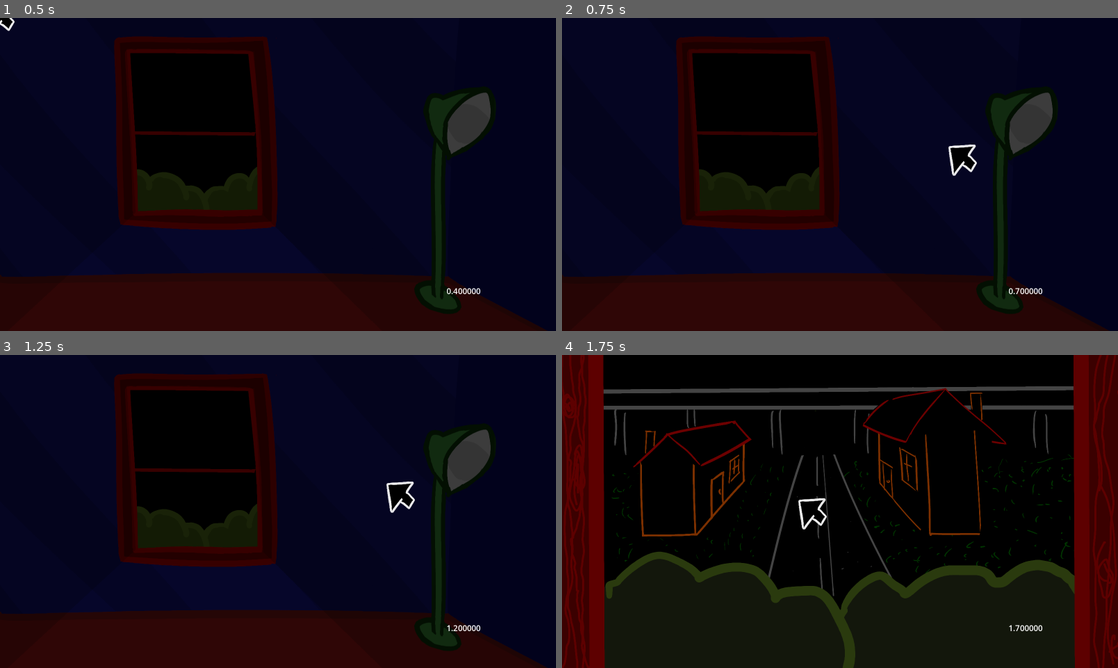
Above: before the commit, frames 1-4 (two rows, left to right).
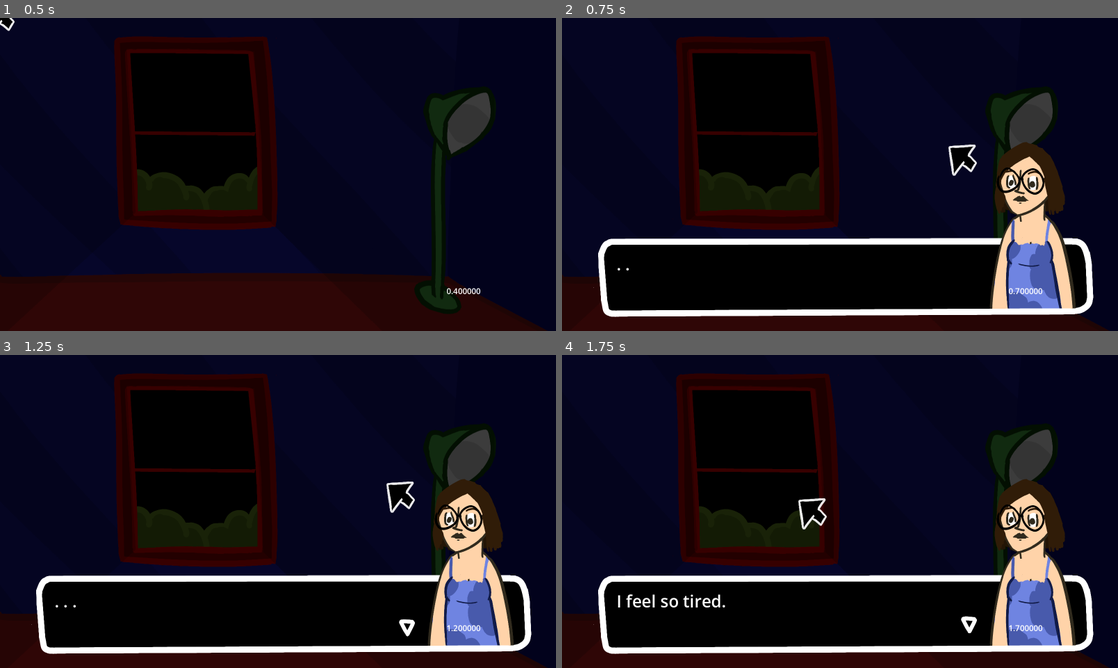
Above: after the commit, the same moments.

Repository: MarmadileManteater/Carbuncle-Game
Game: Godot game, scene res://scenes/global/global.tscn
The game is run twice, just before and just after one commit, with the same random seed, the same clock (stepped at 60 frames per second) and the same inputs. Sound files missing from this copy of the repository are replaced by a short silence.
Inputs (mouse positions are in pixels of both pictures, inside the frame that each line leads up to):
- Up to frame 1 (0.5 s): no input
- Up to frame 2 (0.75 s): tap Enter at 0.5 s; move the mouse to (962, 158) at 0.52 s; click (962, 158) at 0.67 s
- Up to frame 3 (1.25 s): no input
- Up to frame 4 (1.75 s): move the mouse to (812, 511) at 1.27 s; click (812, 511) at 1.42 s

Frame 1 is identical in both runs. In frame 2, 25% of the frame differs, in the area x 5-96%, y 39-96%; in frame 3, 25%; in frame 4, 76%, in the area x 0-100%, y 0-100%.

Commit message:
Add dialog

Diff:
--- /dev/null
+++ b/project/scenes/dialog/dialog.gd
@@ -0,0 +1,79 @@
+@tool
+extends Node2D
+
+class_name Dialog
+
+enum Portrait { None, Monica, Monster }
+enum Direction { Left, Right }
+
+signal done
+
+@export var text: String
+@export var portrait: Portrait
+@export var portrait_position: Direction = Direction.Right
+@export var pitch_scale: float = 1
+
+var left_text: String
+
+func play() -> void:
+    $RichTextLabel/Arrow.hide()
+    left_text = text
+    $Timer.timeout.connect(
+        func ():
+            var character = ""
+            var keep_going = true
+            while keep_going:
+                character += left_text[0]
+                left_text = left_text.substr(1)
+                if not character.begins_with("["):
+                    keep_going = false
+                elif character.ends_with("]"):
+                    keep_going = false
+                if left_text.length() == 0:
+                    keep_going = false
+            $RichTextLabel.text += character
+            if not $Chirp.playing:
+                $Chirp.pitch_scale = pitch_scale
+                $Chirp.play()
+            if left_text.length() == 0:
+                $Timer.stop()
+                done.emit()
+                $RichTextLabel/Arrow.show()
+    )
+    $Timer.start()
+
+# Called when the node enters the scene tree for the first time.
+func _ready() -> void:
+    if not Engine.is_editor_hint():
+        $RichTextLabel.text = ""
+
+# Called every frame. 'delta' is the elapsed time since the previous frame.
+func _process(delta: float) -> void:
+    if portrait == Portrait.None:
+        $RichTextLabel.size.x = 1328.0
+        $RichTextLabel/Arrow.position.x = 1300
+    else:
+        $RichTextLabel.size.x = 1038.0
+        $RichTextLabel/Arrow.position.x = 1014.0
+    if portrait == Portrait.Monica:
+        $Portraits/Monica.show()
+    else:
+        $Portraits/Monica.hide()
+    if portrait == Portrait.Monster:
+        $Portraits/Monster.show()
+    else:
+        $Portraits/Monster.hide()
+
+    if portrait_position == Direction.Right:
+        $Portraits.position = $RightPortraits.position
+        $Portraits.scale.x = 1
+        $RichTextLabel.position = $LeftText.position
+    if portrait_position == Direction.Left:
+        $Portraits.position = $LeftPortraits.position
+        $Portraits.scale.x = -1
+        $RichTextLabel.position = $RightText.position
+    if portrait == Portrait.None:
+        $RichTextLabel.position = $LeftText.position
+
+    if Engine.is_editor_hint():
+        $RichTextLabel.text = text
--- /dev/null
+++ b/project/scenes/dialog/dialog.tscn
@@ -0,0 +1,142 @@
+[gd_scene format=3 uid="uid://cw8n73x31nrww"]
+
+[ext_resource type="Texture2D" uid="uid://cf88mrl3mtljx" path="res://assets/sprites/dialog-box-back.png" id="1_3cdh6"]
+[ext_resource type="Script" uid="uid://cyaogof1a8cko" path="res://scenes/dialog/dialog.gd" id="1_djj88"]
+[ext_resource type="Texture2D" uid="uid://diougcmcwbm6o" path="res://assets/sprites/dialog-box-front.png" id="2_djj88"]
+[ext_resource type="Texture2D" uid="uid://ddrx0qr0h1amj" path="res://assets/sprites/monica/portrait.png" id="3_54y5e"]
+[ext_resource type="PackedScene" uid="uid://dtgqki0g23pfr" path="res://scenes/monster/monster.tscn" id="4_fmfh2"]
+[ext_resource type="AudioStream" uid="uid://dfelwdae271wg" path="res://assets/sfx/Speech.ogg" id="5_54y5e"]
+[ext_resource type="Texture2D" uid="uid://dh5owrticgduc" path="res://assets/sprites/dialog_triangle.png" id="6_awvwt"]
+
+[sub_resource type="AtlasTexture" id="AtlasTexture_fmfh2"]
+atlas = ExtResource("3_54y5e")
+region = Rect2(0, 0, 400, 500)
+
+[sub_resource type="SpriteFrames" id="SpriteFrames_0dxmq"]
+animations = [{
+"frames": [{
+"duration": 1.0,
+"texture": SubResource("AtlasTexture_fmfh2")
+}],
+"loop": 1,
+"name": &"default",
+"speed": 5.0
+}]
+
+[sub_resource type="Animation" id="Animation_xpay2"]
+length = 0.001
+tracks/0/type = "value"
+tracks/0/imported = false
+tracks/0/enabled = true
+tracks/0/path = NodePath("Arrow:position")
+tracks/0/interp = 1
+tracks/0/loop_wrap = true
+tracks/0/keys = {
+"times": PackedFloat32Array(0),
+"transitions": PackedFloat32Array(1),
+"update": 0,
+"values": [Vector2(1014, 102)]
+}
+tracks/1/type = "value"
+tracks/1/imported = false
+tracks/1/enabled = true
+tracks/1/path = NodePath("Arrow:position:y")
+tracks/1/interp = 1
+tracks/1/loop_wrap = true
+tracks/1/keys = {
+"times": PackedFloat32Array(0),
+"transitions": PackedFloat32Array(1),
+"update": 1,
+"values": [110.045]
+}
+
+[sub_resource type="Animation" id="Animation_lra6o"]
+resource_name = "bob"
+loop_mode = 1
+tracks/0/type = "value"
+tracks/0/imported = false
+tracks/0/enabled = true
+tracks/0/path = NodePath("Arrow:position:y")
+tracks/0/interp = 1
+tracks/0/loop_wrap = true
+tracks/0/keys = {
+"times": PackedFloat32Array(0, 0.5, 1),
+"transitions": PackedFloat32Array(1, 1, 1),
+"update": 1,
+"values": [110.045, 102.0, 110.045]
+}
+
+[sub_resource type="AnimationLibrary" id="AnimationLibrary_kihui"]
+_data = {
+&"RESET": SubResource("Animation_xpay2"),
+&"bob": SubResource("Animation_lra6o")
+}
+
+[node name="Dialog" type="Node2D" unique_id=1634559854]
+script = ExtResource("1_djj88")
+
+[node name="Polygon2D" type="Polygon2D" parent="." unique_id=2100944554]
+color = Color(0, 0, 0, 1)
+polygon = PackedVector2Array(-621, 31, -633, 61, -620, 217, -601, 233, 732, 224, 769, 209, 774, 182, 766, 71, 747, 27, 700, 21, -596, 20)
+
+[node name="DialogBottom" type="Sprite2D" parent="." unique_id=186633841]
+position = Vector2(59.75, 22)
+scale = Vector2(1.0011321, 1)
+texture = ExtResource("2_djj88")
+
+[node name="Portraits" type="Node2D" parent="." unique_id=1282781185]
+position = Vector2(601, 11)
+
+[node name="Monica" type="AnimatedSprite2D" parent="Portraits" unique_id=472911964]
+visible = false
+position = Vector2(-4, -44)
+sprite_frames = SubResource("SpriteFrames_0dxmq")
+
+[node name="Monster" parent="Portraits" unique_id=1163829090 instance=ExtResource("4_fmfh2")]
+visible = false
+position = Vector2(-3, -19)
+frame_progress = 0.03565951
+
+[node name="DialogFront" type="Sprite2D" parent="." unique_id=148247673]
+position = Vector2(73, 126)
+texture = ExtResource("1_3cdh6")
+
+[node name="RichTextLabel" type="RichTextLabel" parent="." unique_id=1092537056]
+offset_left = -589.0
+offset_top = 53.0
+offset_right = 739.0
+offset_bottom = 194.0
+theme_override_font_sizes/normal_font_size = 48
+theme_override_font_sizes/bold_font_size = 48
+theme_override_font_sizes/bold_italics_font_size = 48
+theme_override_font_sizes/italics_font_size = 48
+theme_override_font_sizes/mono_font_size = 48
+bbcode_enabled = true
+scroll_active = false
+
+[node name="Arrow" type="Sprite2D" parent="RichTextLabel" unique_id=892448275]
+position = Vector2(1014, 102)
+texture = ExtResource("6_awvwt")
+
+[node name="AnimationPlayer" type="AnimationPlayer" parent="RichTextLabel/Arrow" unique_id=1106759140]
+root_node = NodePath("../..")
+libraries/ = SubResource("AnimationLibrary_kihui")
+autoplay = &"bob"
+
+[node name="Timer" type="Timer" parent="." unique_id=1107149826]
+wait_time = 0.009999999999999998
+
+[node name="Chirp" type="AudioStreamPlayer" parent="." unique_id=1051176050]
+stream = ExtResource("5_54y5e")
+
+[node name="LeftPortraits" type="Node2D" parent="." unique_id=1562278232]
+position = Vector2(-470, 16)
+
+[node name="RightPortraits" type="Node2D" parent="." unique_id=409084751]
+position = Vector2(601, 11)
+
+[node name="LeftText" type="Node2D" parent="." unique_id=1797831955]
+position = Vector2(-589, 53)
+
+[node name="RightText" type="Node2D" parent="." unique_id=667762965]
+position = Vector2(-325, 51)
--- /dev/null
+++ b/project/scenes/dialogs/dialogs.gd
@@ -0,0 +1,44 @@
+extends Node2D
+
+signal done
+
+var dialogs: Array
+var current: Dialog
+var is_ready: bool = true
+var is_started: bool = false
+
+# Called when the node enters the scene tree for the first time.
+func _ready() -> void:
+	dialogs = get_children()
+	for dialog in dialogs:
+		dialog.hide()
+
+func advance() -> void:
+	show()
+	is_started = true
+	if is_ready:
+		if current != null:
+			current.hide()
+		if dialogs.size() == 0:
+			done.emit()
+			hide()
+			is_started = false
+			return
+		is_ready = false
+		current = dialogs.pop_front()
+		current.show()
+		current.play()
+		current.done.connect(
+			func():
+				is_ready = true
+		, ConnectFlags.CONNECT_ONE_SHOT)
+
+func _process(delta: float) -> void:
+	pass
+
+func _input(event: InputEvent) -> void:
+	if event is InputEventMouseButton:
+		if event.button_index == 1:
+			if event.pressed:
+				if is_started:
+					advance()
--- /dev/null
+++ b/project/scenes/dialogs/dialogs.tscn
@@ -0,0 +1,6 @@
+[gd_scene format=3 uid="uid://bkvjjvf73aaod"]
+
+[ext_resource type="Script" uid="uid://bhl1gouwr4fgv" path="res://scenes/dialogs/dialogs.gd" id="1_mqy26"]
+
+[node name="Dialogs" type="Node2D" unique_id=1448613965]
+script = ExtResource("1_mqy26")
--- a/project/scenes/global/global.gd
+++ b/project/scenes/global/global.gd
@@ -71,3 +71,6 @@
 	$RichTextLabel.text = "%f" % time_elapsed
 	if loaded_scene != null:
 		loaded_scene.time_elapsed = time_elapsed
+
+func _on_cursor_capture() -> void:
+	loaded_scene.capture()
--- a/project/scenes/global/global.tscn
+++ b/project/scenes/global/global.tscn
@@ -25,4 +25,5 @@
 
 [node name="Jukebox" parent="." unique_id=1021065957 instance=ExtResource("3_bm3mx")]
 
+[connection signal="capture" from="Cursor" to="." method="_on_cursor_capture"]
 [connection signal="timeout" from="GameTimer" to="." method="_on_game_interval"]
--- a/project/scenes/room_with_window/room_with_window.gd
+++ b/project/scenes/room_with_window/room_with_window.gd
@@ -71,3 +71,11 @@
 func _on_lamp_timer_timeout() -> void:
 	is_lamp_timer_active = false
 	lamp_count = 0
+
+func capture() -> void:
+	$OpeningDialog.advance()
+	disable_clickable()
+	$OpeningDialog.done.connect(
+		func ():
+			enable_clickable()
+	)
--- a/project/scenes/room_with_window/room_with_window.tscn
+++ b/project/scenes/room_with_window/room_with_window.tscn
@@ -8,6 +8,8 @@
 [ext_resource type="PackedScene" uid="uid://6ow7g2olutni" path="res://scenes/virtual_clickable/virtual_clickable.tscn" id="5_ooi6j"]
 [ext_resource type="AudioStream" uid="uid://ddpw6biuxf8b8" path="res://assets/sfx/Lamp.ogg" id="6_7ia37"]
 [ext_resource type="AudioStream" uid="uid://cciwshynstwda" path="res://assets/sfx/Window - Slam.ogg" id="8_6nbqa"]
+[ext_resource type="PackedScene" uid="uid://bkvjjvf73aaod" path="res://scenes/dialogs/dialogs.tscn" id="9_vm04f"]
+[ext_resource type="PackedScene" uid="uid://cw8n73x31nrww" path="res://scenes/dialog/dialog.tscn" id="10_cq4ol"]
 
 [sub_resource type="AtlasTexture" id="AtlasTexture_ooi6j"]
 atlas = ExtResource("3_tps42")
@@ -43,7 +45,7 @@
 visible = false
 position = Vector2(610, 492.00003)
 scale = Vector2(1.633, 1.633)
-frame_progress = 0.8439849
+frame_progress = 0.9807209
 
 [node name="Background" type="Sprite2D" parent="." unique_id=488778490]
 position = Vector2(800, 450)
@@ -57,7 +59,7 @@
 position = Vector2(1310, 524)
 sprite_frames = SubResource("SpriteFrames_0dxmq")
 animation = &"off"
-frame_progress = 0.8444702
+frame_progress = 0.98120606
 
 [node name="Shadow" type="Polygon2D" parent="." unique_id=592220649]
 modulate = Color(0, 0, 0, 0.40392157)
@@ -100,4 +102,52 @@
 stream = ExtResource("8_6nbqa")
 volume_db = 1.0
 
+[node name="OpeningDialog" parent="." unique_id=1448613965 instance=ExtResource("9_vm04f")]
+position = Vector2(746, 621)
+
+[node name="Dialog" parent="OpeningDialog" unique_id=1634559854 instance=ExtResource("10_cq4ol")]
+visible = false
+text = ". . ."
+portrait = 1
+
+[node name="Dialog2" parent="OpeningDialog" unique_id=1277787830 instance=ExtResource("10_cq4ol")]
+visible = false
+text = "I feel so tired."
+portrait = 1
+
+[node name="Dialog3" parent="OpeningDialog" unique_id=531351561 instance=ExtResource("10_cq4ol")]
+visible = false
+text = "and yet . . ."
+portrait = 1
+
+[node name="Dialog6" parent="OpeningDialog" unique_id=1278235664 instance=ExtResource("10_cq4ol")]
+visible = false
+text = "Sleep still [i]eludes[/i] me."
+portrait = 1
+
+[node name="Dialog4" parent="OpeningDialog" unique_id=1113631167 instance=ExtResource("10_cq4ol")]
+visible = false
+text = "I cannot believe it is already 1 AM."
+portrait = 1
+
+[node name="Dialog8" parent="OpeningDialog" unique_id=499281636 instance=ExtResource("10_cq4ol")]
+visible = false
+text = "I can't!"
+portrait = 1
+
+[node name="Dialog9" parent="OpeningDialog" unique_id=1837043578 instance=ExtResource("10_cq4ol")]
+visible = false
+text = "What the frick!"
+portrait = 1
+
+[node name="Dialog5" parent="OpeningDialog" unique_id=1685539018 instance=ExtResource("10_cq4ol")]
+visible = false
+text = ". . ."
+portrait = 1
+
+[node name="Dialog7" parent="OpeningDialog" unique_id=1971318715 instance=ExtResource("10_cq4ol")]
+visible = false
+text = "This is unfair."
+portrait = 1
+
 [connection signal="timeout" from="LampTimer" to="." method="_on_lamp_timer_timeout"]
--- a/project/scenes/virtual_cursor/virtual_cursor.gd
+++ b/project/scenes/virtual_cursor/virtual_cursor.gd
@@ -1,6 +1,8 @@
 @tool
 extends Node2D
 class_name VirtualCursor
+
+signal capture
 
 enum Type { Back, Default, Grab, Notice, Point }
 const types = ["back", "default", "grab", "notice", "point"]
@@ -33,6 +35,7 @@
 
 func input(event: InputEvent):
 	if event is InputEventMouseButton and Input.mouse_mode != Input.MOUSE_MODE_CAPTURED:
+		capture.emit()
 		Input.set_mouse_mode(Input.MOUSE_MODE_CAPTURED)
 		position = event.global_position
 
--- a/project/scenes/window/window.gd
+++ b/project/scenes/window/window.gd
@@ -1,4 +1,7 @@
 extends DefaultScene
+
+@export var carbunkle_visible = false
+var was_visible = false
 
 # Called when the node enters the scene tree for the first time.
 func _ready() -> void:
@@ -6,6 +9,16 @@
 	if first_time:
 		$AnimationPlayer.play("Approach")
 		set_track_on_timeout("Phase 2", $AnimationPlayer.current_animation_length / $AnimationPlayer.speed_scale)
+
+func _process(delta: float) -> void:
+	if carbunkle_visible and not was_visible:
+		was_visible = true
+		$CarbunkleWalkingBy.advance()
+		disable_clickable()
+		$CarbunkleWalkingBy.done.connect(
+			func():
+				enable_clickable()
+		, ConnectFlags.CONNECT_ONE_SHOT)
 
 func clickable_clicked(node: VirtualClickable) -> void:
 	if node.name == "Back":
@@ -17,10 +30,12 @@
 		"animation": $AnimationPlayer.current_animation,
 		"position": $AnimationPlayer.current_animation_position,
 		"time_elapsed": time_elapsed,
-		"is_playing": $AnimationPlayer.is_playing()
+		"is_playing": $AnimationPlayer.is_playing(),
+		"was_visible": was_visible
 	}
 
 func load_state(state: Dictionary):
 	if state["is_playing"]:
 		$AnimationPlayer.play(state["animation"])
 		$AnimationPlayer.seek(state["position"] + time_elapsed - state["time_elapsed"])
+		was_visible = state["was_visible"]
--- a/project/scenes/window/window.tscn
+++ b/project/scenes/window/window.tscn
@@ -5,6 +5,8 @@
 [ext_resource type="PackedScene" uid="uid://dtgqki0g23pfr" path="res://scenes/monster/monster.tscn" id="2_lnte3"]
 [ext_resource type="Texture2D" uid="uid://dhtbnksvvm4c8" path="res://assets/sprites/window-front.png" id="4_y2ayq"]
 [ext_resource type="PackedScene" uid="uid://6ow7g2olutni" path="res://scenes/virtual_clickable/virtual_clickable.tscn" id="5_y2ayq"]
+[ext_resource type="PackedScene" uid="uid://bkvjjvf73aaod" path="res://scenes/dialogs/dialogs.tscn" id="6_wt84n"]
+[ext_resource type="PackedScene" uid="uid://cw8n73x31nrww" path="res://scenes/dialog/dialog.tscn" id="7_k1s4i"]
 
 [sub_resource type="Animation" id="Animation_omw1o"]
 resource_name = "Approach"
@@ -81,6 +83,18 @@
 "update": 1,
 "values": [0, 2]
 }
+tracks/6/type = "value"
+tracks/6/imported = false
+tracks/6/enabled = true
+tracks/6/path = NodePath(".:carbunkle_visible")
+tracks/6/interp = 1
+tracks/6/loop_wrap = true
+tracks/6/keys = {
+"times": PackedFloat32Array(0, 3.5876899, 19.719585),
+"transitions": PackedFloat32Array(1, 1, 1),
+"update": 1,
+"values": [false, true, false]
+}
 
 [sub_resource type="Animation" id="Animation_58ypt"]
 length = 0.001
@@ -156,6 +170,18 @@
 "update": 1,
 "values": [0]
 }
+tracks/6/type = "value"
+tracks/6/imported = false
+tracks/6/enabled = true
+tracks/6/path = NodePath(".:carbunkle_visible")
+tracks/6/interp = 1
+tracks/6/loop_wrap = true
+tracks/6/keys = {
+"times": PackedFloat32Array(0),
+"transitions": PackedFloat32Array(1),
+"update": 1,
+"values": [false]
+}
 
 [sub_resource type="AnimationLibrary" id="AnimationLibrary_aejpm"]
 _data = {
@@ -176,7 +202,7 @@
 position = Vector2(692, 264)
 scale = Vector2(0.4, 0.4)
 animation = &"walk_2"
-frame_progress = 0.0
+frame_progress = 0.7581102
 form = 0
 
 [node name="AnimationPlayer" type="AnimationPlayer" parent="." unique_id=1810840078]
@@ -193,3 +219,31 @@
 position = Vector2(802, 740)
 cursor = 0
 size = Vector2(1600, 300)
+
+[node name="CarbunkleWalkingBy" parent="." unique_id=1448613965 instance=ExtResource("6_wt84n")]
+position = Vector2(746, 621)
+
+[node name="Dialog" parent="CarbunkleWalkingBy" unique_id=1634559854 instance=ExtResource("7_k1s4i")]
+visible = false
+text = "Who's walking toward my house at this hour?"
+portrait = 1
+
+[node name="Dialog2" parent="CarbunkleWalkingBy" unique_id=2045828333 instance=ExtResource("7_k1s4i")]
+visible = false
+text = ". . ."
+portrait = 1
+
+[node name="Dialog3" parent="CarbunkleWalkingBy" unique_id=1285436527 instance=ExtResource("7_k1s4i")]
+visible = false
+text = "They are probably just walking by."
+portrait = 1
+
+[node name="Dialog4" parent="CarbunkleWalkingBy" unique_id=2003299136 instance=ExtResource("7_k1s4i")]
+visible = false
+text = ". . ."
+portrait = 1
+
+[node name="Dialog5" parent="CarbunkleWalkingBy" unique_id=1088186870 instance=ExtResource("7_k1s4i")]
+visible = false
+text = "Ugh, people walking up to my house in the dark always scheezes me out."
+portrait = 1
--- a/project/scripts/default_scene.gd
+++ b/project/scripts/default_scene.gd
@@ -11,6 +11,7 @@
 var time_elapsed: float = 0.0
 var first_time: bool = true
 var has_visited: Array = []
+var enable_clickable_zones: bool = true
 
 # Called when the node enters the scene tree for the first time.
 func _ready() -> void:
@@ -20,7 +21,8 @@
 			if clickable is VirtualClickable:
 				clickable.click.connect(
 					func ():
-						clickable_clicked(clickable)
+						if enable_clickable_zones:
+							clickable_clicked(clickable)
 				)
 				clickable.unclick.connect(
 					func ():
@@ -28,11 +30,13 @@
 				)
 				clickable.hover.connect(
 					func ():
-						cursor_change(clickable.cursor)
+						if enable_clickable_zones:
+							cursor_change(clickable.cursor)
 				)
 				clickable.unhover.connect(
 					func ():
-						cursor_change(VirtualCursor.Type.Default)
+						if enable_clickable_zones:
+							cursor_change(VirtualCursor.Type.Default)
 				)
 
 func nest(scene: DefaultScene) -> void:
@@ -63,3 +67,21 @@
 
 func load_state(state_info: Dictionary) -> void:
 	pass
+
+func disable_clickable() -> void:
+	enable_clickable_zones = false
+	cursor_change(VirtualCursor.Type.Default)
+
+func enable_clickable() -> void:
+	var timer = Timer.new()
+	timer.one_shot = true
+	timer.timeout.connect(
+		func():
+			enable_clickable_zones = true
+			remove_child(timer)
+			timer.queue_free()
+	, ConnectFlags.CONNECT_ONE_SHOT)
+	add_child(timer)
+	timer.start(0.5)
+func capture() -> void:
+	pass
Binary file added: project/assets/sprites/dialog-box-back.png
Not shown, added: project/assets/sprites/dialog-box-back.png.import
Binary file added: project/assets/sprites/dialog-box-front.png
Not shown, added: project/assets/sprites/dialog-box-front.png.import
Binary file added: project/assets/sprites/dialog_triangle.png
Not shown, added: project/assets/sprites/dialog_triangle.png.import
Binary file added: project/assets/sprites/monica/portrait.png
Not shown, added: project/assets/sprites/monica/portrait.png.import
Not shown, added: project/scenes/dialog/dialog.gd.uid
Not shown, added: project/scenes/dialogs/dialogs.gd.uid
Not shown, added: raw/dialog-box.xcf
Not shown, added: raw/monica.xcf
